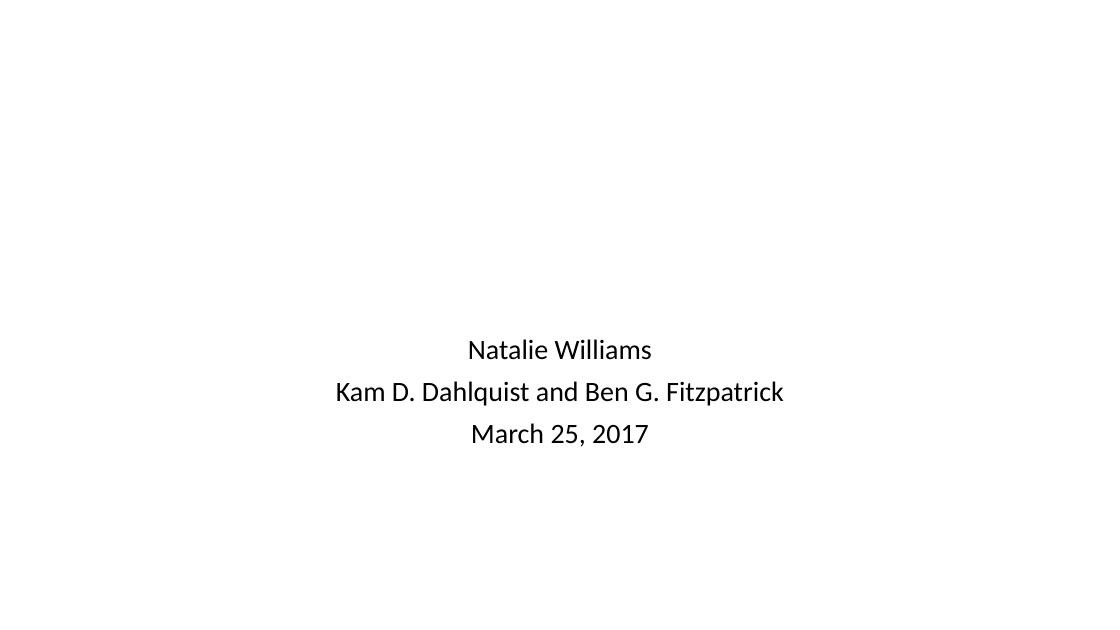
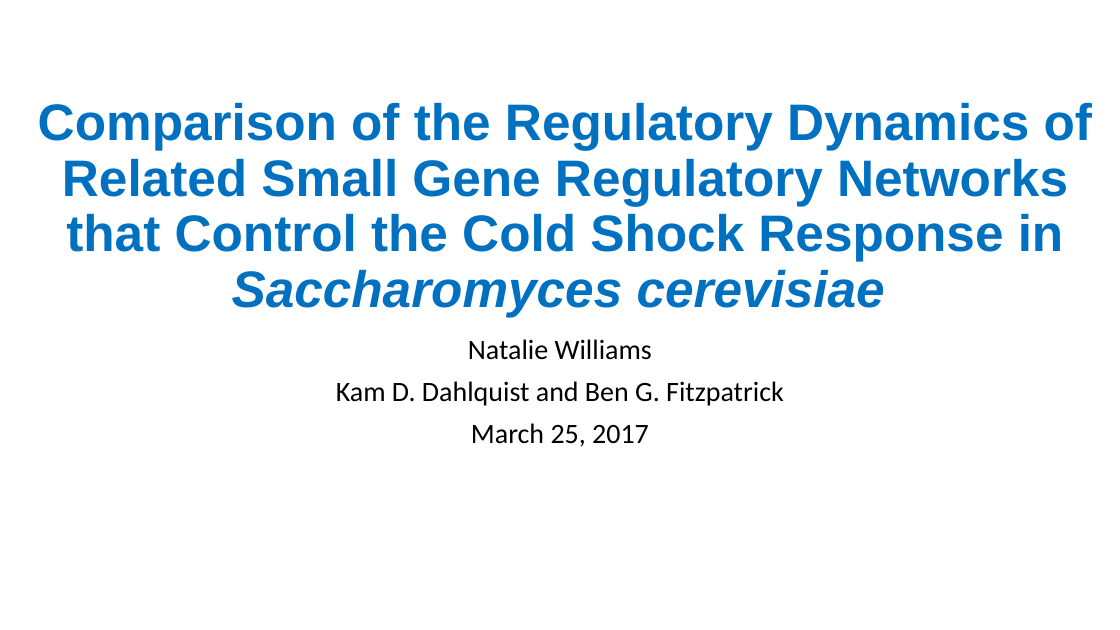
Before and after one commit to kdahlquist/GRNmap, a slide deck: slide 1 of documents/presentations/LMUURS17_NEW.pptx. Drawn at 1120x630 pixels with LibreOffice and Linux fonts; fonts in the diff are those of the drawing. Boxes give left, top, right and bottom in pixels: in the first picture for what was removed or moved away, otherwise in the second. Text is boxed around its words. In the diff, an @@ line names an element or a change of style, - is before the commit and + after.

```diff
--- a/documents/presentations/LMUURS17_NEW.pptx
+++ b/documents/presentations/LMUURS17_NEW.pptx
@@ title added at [38,102,1092,317], 44 pt, text #0070C0, bold @@
+Comparison of the Regulatory Dynamics of Related Small Gene Regulatory Networks that Control the Cold Shock Response in Saccharomyces cerevisiae
```
Also in this commit, not shown: 3 other slides changed, 13 slides added, 5 slides removed.
